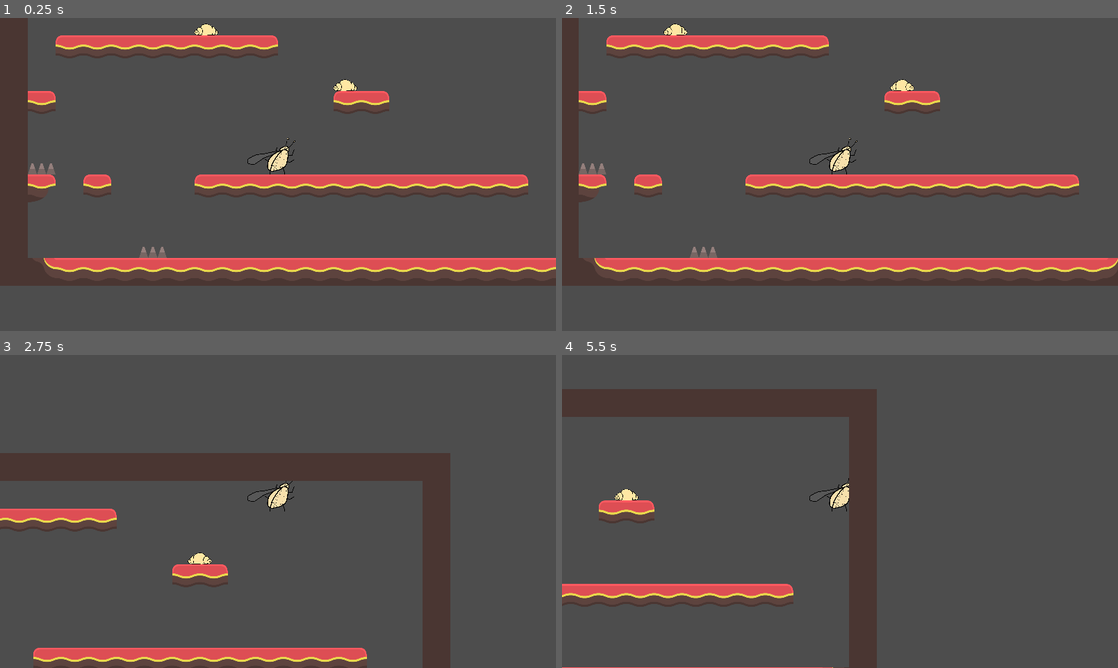
Above: before the commit, frames 1-4 (two rows, left to right).
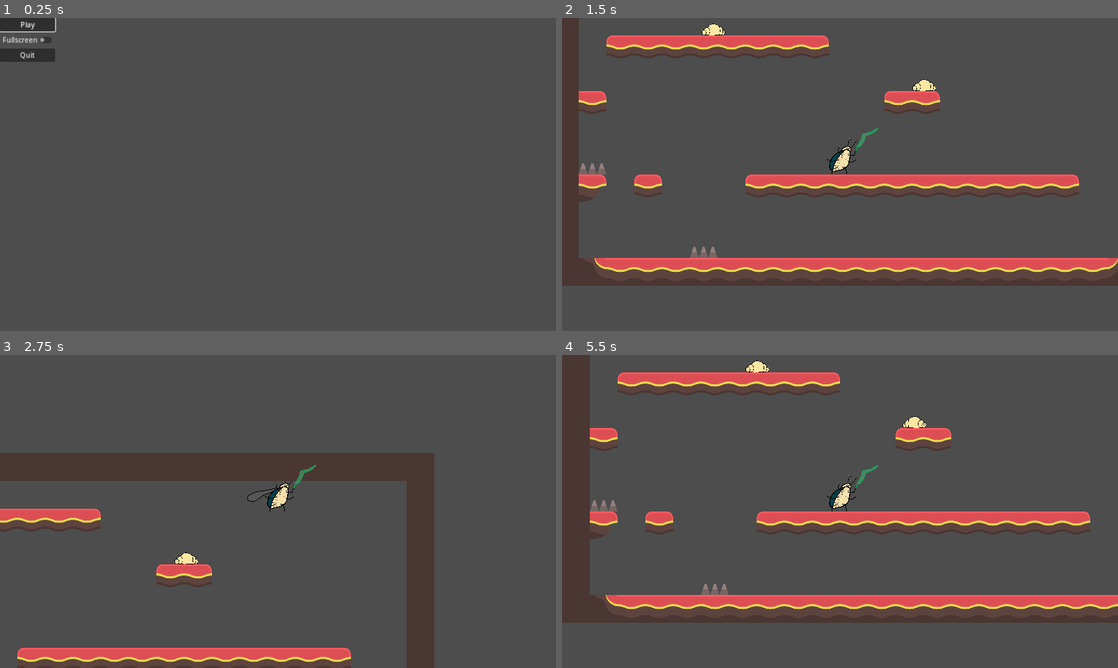
Above: after the commit, the same moments.

Repository: Deimos-94/Sewage-Bug
Game: Godot game, scene res://main_menu.tscn
The game is run twice, just before and just after one commit, with the same random seed, the same clock (stepped at 60 frames per second) and the same inputs. Before the commit the project starts from res://TestArea.tscn.
Inputs (mouse positions are in pixels of both pictures, inside the frame that each line leads up to):
- Up to frame 1 (0.25 s): no input
- Up to frame 2 (1.5 s): click (589, 24) at 0.5 s, where only the run after the commit has a clickable "Play"; hold D (Right) from 1.28 s (still down); tap J (Attack) at 1.35 s
- Up to frame 3 (2.75 s): keep holding D (Right); tap Space (Jump) at 1.52, 1.55, 1.82, 2.1, 2.27, 2.57 s; tap J (Attack) at 2.3 s
- Up to frame 4 (5.5 s): release D (Right) at 2.78 s; hold A (Left) 2.78-3.53 s; tap J (Attack) at 2.85, 3.6 s; tap Space (Jump) at 3.05, 3.77, 4.07, 4.35, 4.52, 4.82 s; hold D (Right) 3.53-5 s; tap Escape (StartPause) at 4.9 s; click (589, 361) at 5 s, where only the run after the commit has a clickable "Play"

The runs differ from the first frame. In frame 1, 17% of the frame differs, in the area x 0-100%, y 0-86%; in frame 2, 0.6%; in frame 3, 5.8%; in frame 4, 25%, in the area x 0-100%, y 0-100%.

Commit message:
Big Update: Attack and polish
Attack works
The bug is no longer naked

Diff:
--- /dev/null
+++ b/MainMenu.gd
@@ -0,0 +1,16 @@
+extends Control
+
+func _ready():
+	$MarginContainer/VBoxContainer/Play.grab_focus()
+
+func _on_play_pressed():
+	get_tree().change_scene_to_file("res://TestArea.tscn")
+
+func _on_quit_pressed():
+	get_tree().quit()
+
+func _on_fullscreen_button_down():
+	DisplayServer.window_set_mode(DisplayServer.WINDOW_MODE_FULLSCREEN)
+
+func _on_fullscreen_button_up():
+	DisplayServer.window_set_mode(DisplayServer.WINDOW_MODE_WINDOWED)
--- a/ScriptPlayer.gd
+++ b/ScriptPlayer.gd
@@ -17,6 +17,7 @@
 var weaponSelect = 0
 var direction # -1 (left) to 1 (right)
 var is_going_right = true
+var armL = find_child("LimbL-TopBone", true, true)
 
 # The character is facing the momentum. In the air character is facing last pressed button
 func updateDirection():
@@ -41,9 +42,16 @@
 				scale.x = -1
 				is_going_right = true
 
-#func swingWeapon():
-#	pass
+func reloadScene():
+	#get_tree().reload_scene()
+	pass
 
+func swingWeapon():
+	$"Skeleton2D/BodyBone/LimbL-TopBone/Weapon".rotate(1.3)
+	$"Skeleton2D/BodyBone/LimbL-TopBone/Weapon/Area2D/CollisionShape2D".disabled = false
+func swingWeaponUnswing():
+	$"Skeleton2D/BodyBone/LimbL-TopBone/Weapon".rotate(-1.3)
+	$"Skeleton2D/BodyBone/LimbL-TopBone/Weapon/Area2D/CollisionShape2D".disabled = true
 
 func _physics_process(delta):
 	# Add the gravity.
@@ -54,6 +62,7 @@
 	if is_on_floor():
 		lastFloorContact = 0
 		canDoubleJump = 1
+		$Skeleton2D/BodyBone/WingBone/Wing.visible = false
 	else:
 		lastFloorContact += delta
 	# Jump buffer
@@ -68,6 +77,7 @@
 		#lastFloorContact = 999
 	elif hasDoubleJump and canDoubleJump and Input.is_action_just_pressed("Jump"):
 		velocity.y = JUMP_VELOCITY / 2
+		$Skeleton2D/BodyBone/WingBone/Wing.visible = true
 		canDoubleJump = 0
 	else:
 		jumpBuffer = jumpBufferMax
@@ -82,5 +92,13 @@
 	else:
 		velocity.x = move_toward(velocity.x, 0, 40)
 
+	if Input.is_action_just_pressed("Attack"):
+		swingWeapon()
+	if Input.is_action_just_released("Attack"):
+		swingWeaponUnswing()
+
+	if Input.is_action_just_released("StartPause"):
+		get_tree().change_scene_to_file("res://main_menu.tscn")
+
 	move_and_slide()
 	updateDirection()
--- /dev/null
+++ b/main_menu.tscn
@@ -0,0 +1,37 @@
+[gd_scene load_steps=2 format=3 uid="uid://bpfaegxh3458o"]
+
+[ext_resource type="Script" path="res://MainMenu.gd" id="1_56xud"]
+
+[node name="MainMenu" type="Control"]
+layout_mode = 3
+anchors_preset = 15
+anchor_right = 1.0
+anchor_bottom = 1.0
+grow_horizontal = 2
+grow_vertical = 2
+script = ExtResource("1_56xud")
+
+[node name="MarginContainer" type="MarginContainer" parent="."]
+layout_mode = 0
+offset_right = 40.0
+offset_bottom = 40.0
+
+[node name="VBoxContainer" type="VBoxContainer" parent="MarginContainer"]
+layout_mode = 2
+
+[node name="Play" type="Button" parent="MarginContainer/VBoxContainer"]
+layout_mode = 2
+text = "Play"
+
+[node name="Fullscreen" type="CheckButton" parent="MarginContainer/VBoxContainer"]
+layout_mode = 2
+text = "Fullscreen"
+
+[node name="Quit" type="Button" parent="MarginContainer/VBoxContainer"]
+layout_mode = 2
+text = "Quit"
+
+[connection signal="pressed" from="MarginContainer/VBoxContainer/Play" to="." method="_on_play_pressed"]
+[connection signal="button_down" from="MarginContainer/VBoxContainer/Fullscreen" to="." method="_on_fullscreen_button_down"]
+[connection signal="button_up" from="MarginContainer/VBoxContainer/Fullscreen" to="." method="_on_fullscreen_button_up"]
+[connection signal="pressed" from="MarginContainer/VBoxContainer/Quit" to="." method="_on_quit_pressed"]
--- a/player.tscn
+++ b/player.tscn
@@ -1,9 +1,10 @@
-[gd_scene load_steps=16 format=3 uid="uid://dlkag6gtn13gg"]
+[gd_scene load_steps=17 format=3 uid="uid://dlkag6gtn13gg"]
 
 [ext_resource type="Script" path="res://ScriptPlayer.gd" id="1_bsyn5"]
 [ext_resource type="Texture2D" uid="uid://d0tpp1dex0xwy" path="res://Docs/BugWing.png" id="2_4s8ms"]
 [ext_resource type="Texture2D" uid="uid://ciemouwba7dx6" path="res://Docs/BugBack.png" id="3_as52a"]
 [ext_resource type="Texture2D" uid="uid://buvo7k70nvn1" path="res://Docs/BugLimbL-Top.png" id="4_n4seb"]
+[ext_resource type="PackedScene" uid="uid://bq6r260lx2sgt" path="res://weapon.tscn" id="5_bcnkr"]
 [ext_resource type="Texture2D" uid="uid://de3hmakc1b4fv" path="res://Docs/BugLimbL-Mid.png" id="5_h2cp4"]
 [ext_resource type="Texture2D" uid="uid://dpwh5cbvhpt5h" path="res://Docs/BugLimbL-Leg.png" id="6_fedyi"]
 [ext_resource type="Texture2D" uid="uid://bktcdwcel3sg8" path="res://Docs/BugLimbR-Top.png" id="7_qrwim"]
@@ -194,6 +195,7 @@
 bone_angle = 162.0
 
 [node name="Wing" type="Sprite2D" parent="Skeleton2D/BodyBone/WingBone"]
+visible = false
 position = Vector2(-9.98, 3.64)
 scale = Vector2(0.22, 0.22)
 texture = ExtResource("2_4s8ms")
@@ -209,6 +211,7 @@
 bone_angle = 0.0
 
 [node name="Back" type="Sprite2D" parent="Skeleton2D/BodyBone/BackBone"]
+z_index = 10
 position = Vector2(7.87045, 4.3444)
 rotation = -2.22036
 scale = Vector2(0.22, 0.22)
@@ -216,6 +219,7 @@
 offset = Vector2(-104, 192)
 
 [node name="LimbL-TopBone" type="Bone2D" parent="Skeleton2D/BodyBone"]
+z_index = 1
 position = Vector2(40, -50)
 rest = Transform2D(1, 0, 0, 1, 40, -50)
 auto_calculate_length_and_angle = false
@@ -228,7 +232,11 @@
 texture = ExtResource("4_n4seb")
 offset = Vector2(84, -60)
 
+[node name="Weapon" parent="Skeleton2D/BodyBone/LimbL-TopBone" instance=ExtResource("5_bcnkr")]
+position = Vector2(31, -19)
+
 [node name="LimbL-MidBone" type="Bone2D" parent="Skeleton2D/BodyBone"]
+z_index = 1
 position = Vector2(37, -23)
 rest = Transform2D(1, 0, 0, 1, 37, -23)
 auto_calculate_length_and_angle = false
@@ -242,6 +250,7 @@
 offset = Vector2(84, 4)
 
 [node name="LimbL-LegBone" type="Bone2D" parent="Skeleton2D/BodyBone"]
+z_index = 1
 position = Vector2(11, 4)
 rest = Transform2D(1, 0, 0, 1, 11, 4)
 auto_calculate_length_and_angle = false
@@ -255,6 +264,7 @@
 offset = Vector2(44, 76)
 
 [node name="LimbR-TopBone" type="Bone2D" parent="Skeleton2D/BodyBone"]
+z_index = 11
 position = Vector2(12, -50)
 rest = Transform2D(1, 0, 0, 1, 12, -50)
 auto_calculate_length_and_angle = false
@@ -268,6 +278,7 @@
 offset = Vector2(-44, -80)
 
 [node name="LimbR-MidBone" type="Bone2D" parent="Skeleton2D/BodyBone"]
+z_index = 11
 position = Vector2(-6, -28)
 rest = Transform2D(1, 0, 0, 1, -6, -28)
 auto_calculate_length_and_angle = false
@@ -281,6 +292,7 @@
 offset = Vector2(-116, 8)
 
 [node name="LimbR-LegBone" type="Bone2D" parent="Skeleton2D/BodyBone"]
+z_index = 11
 position = Vector2(-10, 2)
 rest = Transform2D(1, 0, 0, 1, -10, 2)
 auto_calculate_length_and_angle = false
--- a/project.godot
+++ b/project.godot
@@ -10,10 +10,11 @@
 
 [application]
 
-config/name="Sewage Bug"
-run/main_scene="res://TestArea.tscn"
+config/name="Christmas Down the Drain"
+run/main_scene="res://main_menu.tscn"
 config/features=PackedStringArray("4.2", "GL Compatibility")
-config/icon="res://icon.svg"
+boot_splash/bg_color=Color(0.141176, 0.141176, 0.141176, 1)
+config/icon="res://Res/player.png"
 
 [display]
 
@@ -23,63 +24,44 @@
 
 [input]
 
-UI_Accept={
+ui_accept={
 "deadzone": 0.5,
-"events": [Object(InputEventJoypadButton,"resource_local_to_scene":false,"resource_name":"","device":-1,"button_index":0,"pressure":0.0,"pressed":false,"script":null)
-, Object(InputEventKey,"resource_local_to_scene":false,"resource_name":"","device":0,"window_id":0,"alt_pressed":false,"shift_pressed":false,"ctrl_pressed":false,"meta_pressed":false,"pressed":false,"keycode":0,"physical_keycode":4194309,"key_label":0,"unicode":0,"echo":false,"script":null)
-, Object(InputEventKey,"resource_local_to_scene":false,"resource_name":"","device":0,"window_id":0,"alt_pressed":false,"shift_pressed":false,"ctrl_pressed":false,"meta_pressed":false,"pressed":false,"keycode":0,"physical_keycode":32,"key_label":0,"unicode":0,"echo":false,"script":null)
-, Object(InputEventMouseButton,"resource_local_to_scene":false,"resource_name":"","device":-1,"window_id":0,"alt_pressed":false,"shift_pressed":false,"ctrl_pressed":false,"meta_pressed":false,"button_mask":0,"position":Vector2(0, 0),"global_position":Vector2(0, 0),"factor":1.0,"button_index":1,"canceled":false,"pressed":false,"double_click":false,"script":null)
+"events": [Object(InputEventKey,"resource_local_to_scene":false,"resource_name":"","device":0,"window_id":0,"alt_pressed":false,"shift_pressed":false,"ctrl_pressed":false,"meta_pressed":false,"pressed":false,"keycode":4194309,"physical_keycode":0,"key_label":0,"unicode":0,"echo":false,"script":null)
+, Object(InputEventKey,"resource_local_to_scene":false,"resource_name":"","device":0,"window_id":0,"alt_pressed":false,"shift_pressed":false,"ctrl_pressed":false,"meta_pressed":false,"pressed":false,"keycode":4194310,"physical_keycode":0,"key_label":0,"unicode":0,"echo":false,"script":null)
+, Object(InputEventKey,"resource_local_to_scene":false,"resource_name":"","device":0,"window_id":0,"alt_pressed":false,"shift_pressed":false,"ctrl_pressed":false,"meta_pressed":false,"pressed":false,"keycode":32,"physical_keycode":0,"key_label":0,"unicode":32,"echo":false,"script":null)
+, Object(InputEventJoypadButton,"resource_local_to_scene":false,"resource_name":"","device":-1,"button_index":0,"pressure":0.0,"pressed":true,"script":null)
 ]
 }
-UI_Back={
+ui_left={
 "deadzone": 0.5,
-"events": [Object(InputEventJoypadButton,"resource_local_to_scene":false,"resource_name":"","device":-1,"button_index":1,"pressure":0.0,"pressed":false,"script":null)
-, Object(InputEventKey,"resource_local_to_scene":false,"resource_name":"","device":-1,"window_id":0,"alt_pressed":false,"shift_pressed":false,"ctrl_pressed":false,"meta_pressed":false,"pressed":false,"keycode":0,"physical_keycode":4194305,"key_label":0,"unicode":0,"echo":false,"script":null)
-, Object(InputEventKey,"resource_local_to_scene":false,"resource_name":"","device":-1,"window_id":0,"alt_pressed":false,"shift_pressed":false,"ctrl_pressed":false,"meta_pressed":false,"pressed":false,"keycode":0,"physical_keycode":4194308,"key_label":0,"unicode":0,"echo":false,"script":null)
-, Object(InputEventMouseButton,"resource_local_to_scene":false,"resource_name":"","device":-1,"window_id":0,"alt_pressed":false,"shift_pressed":false,"ctrl_pressed":false,"meta_pressed":false,"button_mask":2,"position":Vector2(182, 28),"global_position":Vector2(190, 108),"factor":1.0,"button_index":2,"canceled":false,"pressed":true,"double_click":false,"script":null)
+"events": [Object(InputEventKey,"resource_local_to_scene":false,"resource_name":"","device":0,"window_id":0,"alt_pressed":false,"shift_pressed":false,"ctrl_pressed":false,"meta_pressed":false,"pressed":false,"keycode":4194319,"physical_keycode":0,"key_label":0,"unicode":0,"echo":false,"script":null)
+, Object(InputEventJoypadButton,"resource_local_to_scene":false,"resource_name":"","device":0,"button_index":13,"pressure":0.0,"pressed":false,"script":null)
+, Object(InputEventJoypadMotion,"resource_local_to_scene":false,"resource_name":"","device":0,"axis":0,"axis_value":-1.0,"script":null)
+, Object(InputEventKey,"resource_local_to_scene":false,"resource_name":"","device":-1,"window_id":0,"alt_pressed":false,"shift_pressed":false,"ctrl_pressed":false,"meta_pressed":false,"pressed":false,"keycode":0,"physical_keycode":65,"key_label":0,"unicode":97,"echo":false,"script":null)
 ]
 }
-UI_AcceptAlt={
+ui_right={
 "deadzone": 0.5,
-"events": [Object(InputEventKey,"resource_local_to_scene":false,"resource_name":"","device":-1,"window_id":0,"alt_pressed":false,"shift_pressed":false,"ctrl_pressed":false,"meta_pressed":false,"pressed":false,"keycode":0,"physical_keycode":69,"key_label":0,"unicode":101,"echo":false,"script":null)
-, Object(InputEventJoypadButton,"resource_local_to_scene":false,"resource_name":"","device":-1,"button_index":3,"pressure":0.0,"pressed":false,"script":null)
+"events": [Object(InputEventKey,"resource_local_to_scene":false,"resource_name":"","device":0,"window_id":0,"alt_pressed":false,"shift_pressed":false,"ctrl_pressed":false,"meta_pressed":false,"pressed":false,"keycode":4194321,"physical_keycode":0,"key_label":0,"unicode":0,"echo":false,"script":null)
+, Object(InputEventJoypadButton,"resource_local_to_scene":false,"resource_name":"","device":0,"button_index":14,"pressure":0.0,"pressed":false,"script":null)
+, Object(InputEventJoypadMotion,"resource_local_to_scene":false,"resource_name":"","device":0,"axis":0,"axis_value":1.0,"script":null)
+, Object(InputEventKey,"resource_local_to_scene":false,"resource_name":"","device":-1,"window_id":0,"alt_pressed":false,"shift_pressed":false,"ctrl_pressed":false,"meta_pressed":false,"pressed":false,"keycode":0,"physical_keycode":68,"key_label":0,"unicode":100,"echo":false,"script":null)
 ]
 }
-UI_StartPause={
+ui_up={
 "deadzone": 0.5,
-"events": [Object(InputEventJoypadButton,"resource_local_to_scene":false,"resource_name":"","device":-1,"button_index":6,"pressure":0.0,"pressed":false,"script":null)
+"events": [Object(InputEventKey,"resource_local_to_scene":false,"resource_name":"","device":0,"window_id":0,"alt_pressed":false,"shift_pressed":false,"ctrl_pressed":false,"meta_pressed":false,"pressed":false,"keycode":4194320,"physical_keycode":0,"key_label":0,"unicode":0,"echo":false,"script":null)
+, Object(InputEventJoypadButton,"resource_local_to_scene":false,"resource_name":"","device":0,"button_index":11,"pressure":0.0,"pressed":false,"script":null)
+, Object(InputEventJoypadMotion,"resource_local_to_scene":false,"resource_name":"","device":0,"axis":1,"axis_value":-1.0,"script":null)
+, Object(InputEventKey,"resource_local_to_scene":false,"resource_name":"","device":-1,"window_id":0,"alt_pressed":false,"shift_pressed":false,"ctrl_pressed":false,"meta_pressed":false,"pressed":false,"keycode":0,"physical_keycode":87,"key_label":0,"unicode":119,"echo":false,"script":null)
 ]
 }
-UI_Up={
+ui_down={
 "deadzone": 0.5,
-"events": [Object(InputEventKey,"resource_local_to_scene":false,"resource_name":"","device":-1,"window_id":0,"alt_pressed":false,"shift_pressed":false,"ctrl_pressed":false,"meta_pressed":false,"pressed":false,"keycode":0,"physical_keycode":87,"key_label":0,"unicode":119,"echo":false,"script":null)
-, Object(InputEventKey,"resource_local_to_scene":false,"resource_name":"","device":-1,"window_id":0,"alt_pressed":false,"shift_pressed":false,"ctrl_pressed":false,"meta_pressed":false,"pressed":false,"keycode":0,"physical_keycode":4194320,"key_label":0,"unicode":0,"echo":false,"script":null)
-, Object(InputEventJoypadMotion,"resource_local_to_scene":false,"resource_name":"","device":-1,"axis":1,"axis_value":-1.0,"script":null)
-, Object(InputEventJoypadButton,"resource_local_to_scene":false,"resource_name":"","device":-1,"button_index":11,"pressure":0.0,"pressed":false,"script":null)
-]
-}
-UI_Down={
-"deadzone": 0.5,
-"events": [Object(InputEventKey,"resource_local_to_scene":false,"resource_name":"","device":-1,"window_id":0,"alt_pressed":false,"shift_pressed":false,"ctrl_pressed":false,"meta_pressed":false,"pressed":false,"keycode":0,"physical_keycode":83,"key_label":0,"unicode":115,"echo":false,"script":null)
-, Object(InputEventKey,"resource_local_to_scene":false,"resource_name":"","device":-1,"window_id":0,"alt_pressed":false,"shift_pressed":false,"ctrl_pressed":false,"meta_pressed":false,"pressed":false,"keycode":0,"physical_keycode":4194322,"key_label":0,"unicode":0,"echo":false,"script":null)
-, Object(InputEventJoypadButton,"resource_local_to_scene":false,"resource_name":"","device":-1,"button_index":12,"pressure":0.0,"pressed":false,"script":null)
-, Object(InputEventJoypadMotion,"resource_local_to_scene":false,"resource_name":"","device":-1,"axis":1,"axis_value":1.0,"script":null)
-]
-}
-UI_Left={
-"deadzone": 0.5,
-"events": [Object(InputEventKey,"resource_local_to_scene":false,"resource_name":"","device":-1,"window_id":0,"alt_pressed":false,"shift_pressed":false,"ctrl_pressed":false,"meta_pressed":false,"pressed":false,"keycode":0,"physical_keycode":65,"key_label":0,"unicode":97,"echo":false,"script":null)
-, Object(InputEventKey,"resource_local_to_scene":false,"resource_name":"","device":-1,"window_id":0,"alt_pressed":false,"shift_pressed":false,"ctrl_pressed":false,"meta_pressed":false,"pressed":false,"keycode":0,"physical_keycode":4194319,"key_label":0,"unicode":0,"echo":false,"script":null)
-, Object(InputEventJoypadMotion,"resource_local_to_scene":false,"resource_name":"","device":-1,"axis":0,"axis_value":-1.0,"script":null)
-, Object(InputEventJoypadButton,"resource_local_to_scene":false,"resource_name":"","device":-1,"button_index":13,"pressure":0.0,"pressed":false,"script":null)
-]
-}
-UI_Right={
-"deadzone": 0.5,
-"events": [Object(InputEventJoypadButton,"resource_local_to_scene":false,"resource_name":"","device":-1,"button_index":14,"pressure":0.0,"pressed":false,"script":null)
-, Object(InputEventJoypadMotion,"resource_local_to_scene":false,"resource_name":"","device":-1,"axis":0,"axis_value":1.0,"script":null)
-, Object(InputEventKey,"resource_local_to_scene":false,"resource_name":"","device":-1,"window_id":0,"alt_pressed":false,"shift_pressed":false,"ctrl_pressed":false,"meta_pressed":false,"pressed":false,"keycode":0,"physical_keycode":68,"key_label":0,"unicode":100,"echo":false,"script":null)
-, Object(InputEventKey,"resource_local_to_scene":false,"resource_name":"","device":-1,"window_id":0,"alt_pressed":false,"shift_pressed":false,"ctrl_pressed":false,"meta_pressed":false,"pressed":false,"keycode":0,"physical_keycode":4194321,"key_label":0,"unicode":0,"echo":false,"script":null)
+"events": [Object(InputEventKey,"resource_local_to_scene":false,"resource_name":"","device":0,"window_id":0,"alt_pressed":false,"shift_pressed":false,"ctrl_pressed":false,"meta_pressed":false,"pressed":false,"keycode":4194322,"physical_keycode":4194322,"key_label":4194322,"unicode":0,"echo":false,"script":null)
+, Object(InputEventJoypadButton,"resource_local_to_scene":false,"resource_name":"","device":0,"button_index":12,"pressure":0.0,"pressed":false,"script":null)
+, Object(InputEventJoypadMotion,"resource_local_to_scene":false,"resource_name":"","device":0,"axis":1,"axis_value":1.0,"script":null)
+, Object(InputEventKey,"resource_local_to_scene":false,"resource_name":"","device":-1,"window_id":0,"alt_pressed":false,"shift_pressed":false,"ctrl_pressed":false,"meta_pressed":false,"pressed":false,"keycode":0,"physical_keycode":83,"key_label":0,"unicode":115,"echo":false,"script":null)
 ]
 }
 Up={
@@ -92,8 +74,8 @@
 Down={
 "deadzone": 0.5,
 "events": [Object(InputEventKey,"resource_local_to_scene":false,"resource_name":"","device":-1,"window_id":0,"alt_pressed":false,"shift_pressed":false,"ctrl_pressed":false,"meta_pressed":false,"pressed":false,"keycode":0,"physical_keycode":83,"key_label":0,"unicode":115,"echo":false,"script":null)
-, Object(InputEventJoypadButton,"resource_local_to_scene":false,"resource_name":"","device":-1,"button_index":12,"pressure":0.0,"pressed":false,"script":null)
 , Object(InputEventJoypadMotion,"resource_local_to_scene":false,"resource_name":"","device":-1,"axis":1,"axis_value":1.0,"script":null)
+, Object(InputEventJoypadButton,"resource_local_to_scene":false,"resource_name":"","device":-1,"button_index":12,"pressure":0.0,"pressed":true,"script":null)
 ]
 }
 Left={
--- a/weapon.gd
+++ b/weapon.gd
@@ -1,14 +1,10 @@
 extends Node2D
 class_name Weapon
 
+
 #export var damage := 10
 
-#func _init() -> void:
-	#collision_layer = 2
-	#collision_mask = 0
 
-#func swing():
-#	pass
 
 func _on_area_2d_body_entered(body):
 	if body is Maggot:
--- a/weapon.tscn
+++ b/weapon.tscn
@@ -22,5 +22,6 @@
 position = Vector2(60, -71)
 rotation = 0.702852
 shape = SubResource("RectangleShape2D_1rrq4")
+disabled = true
 
 [connection signal="body_entered" from="Area2D" to="." method="_on_area_2d_body_entered"]
